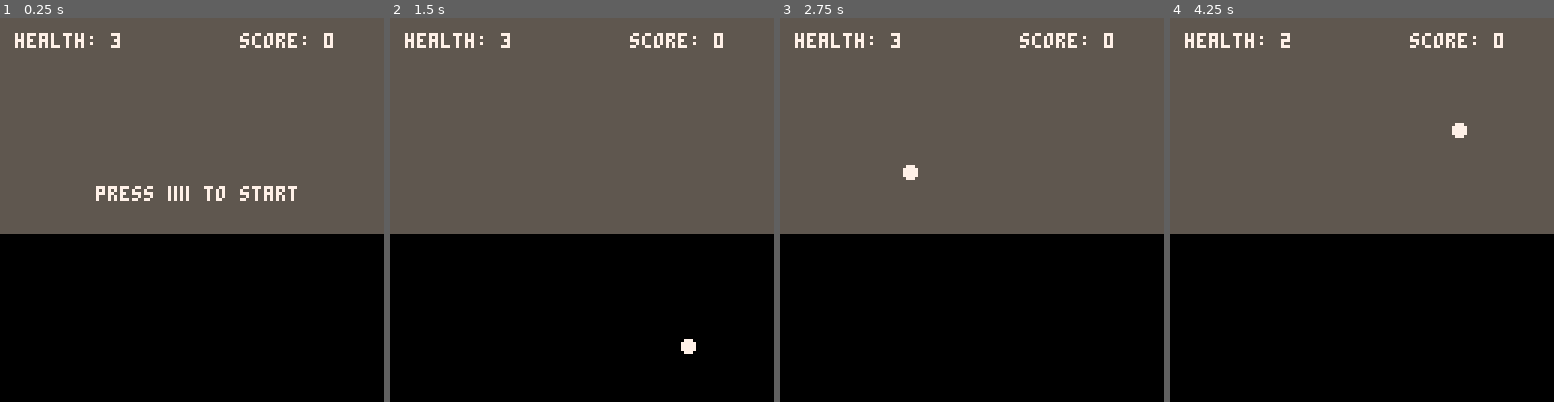
Above: before the commit, frames 1-4 (left to right).
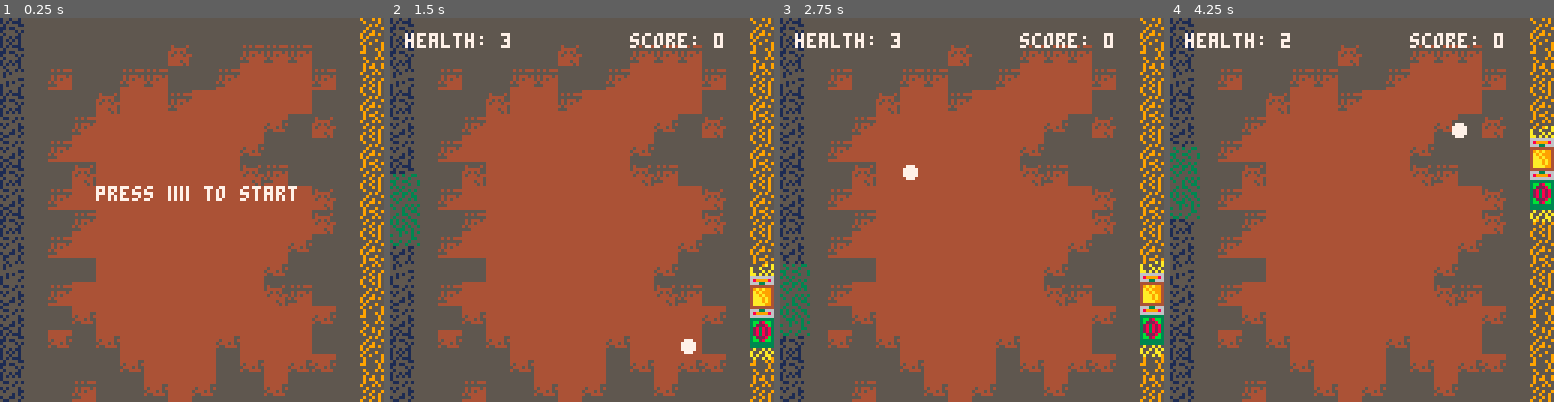
Above: after the commit, the same moments.

Repository: Spider101/Morta-Pong
Game: PICO-8 cartridge game.p8
The game is run twice, just before and just after one commit, with the same random seed, the same clock (stepped at 60 frames per second) and the same inputs.
Inputs:
- Up to frame 1 (0.25 s): no input
- Up to frame 2 (1.5 s): tap O (Z key) at 0.33, 0.7, 1.43 s; tap X (X key) at 1.07 s
- Up to frame 3 (2.75 s): tap X (X key) at 2.07, 2.4, 2.73 s; tap O (Z key) at 2.22 s; hold Down from 2.42 s (still down)
- Up to frame 4 (4.25 s): release Down at 2.82 s; tap X (X key) every 0.33 s from 3.07 to 4.07 s; tap O (Z key) at 3.1, 3.98 s; hold Up 3.58-4.08 s

The runs differ from the first frame. In frame 1, 70% of the frame differs, in the area x 0-100%, y 0-100%; in frame 2, 70%; in frame 3, 70%; in frame 4, 71%.

Commit message:
refactor: separate draw methods for screen in each game state

Diff:
--- a/game.p8
+++ b/game.p8
@@ -18,7 +18,13 @@
     cls()
     map()
 
-    game:draw_elements()
+    if game.state == game_states.start then
+        game:draw_start_screen()
+    elseif game.state == game_states.done then
+        game:draw_game_over_screen()
+    else
+        game:draw_elements()
+    end
 end
 
 
@@ -29,13 +35,31 @@
 
 
 
+…(9 lines of a section not shown)…
 __map__
-0101010101010101010101010101010100000000000000000000000000000000000000000000000000000000000000000000000000000000000000000000000000000000000000000000000000000000000000000000000000000000000000000000000000000000000000000000000000000000000000000000000000000000
-0101010101010101010101010101010100000000000000000000000000000000000000000000000000000000000000000000000000000000000000000000000000000000000000000000000000000000000000000000000000000000000000000000000000000000000000000000000000000000000000000000000000000000
-0101010101010101010101010101010100000000000000000000000000000000000000000000000000000000000000000000000000000000000000000000000000000000000000000000000000000000000000000000000000000000000000000000000000000000000000000000000000000000000000000000000000000000
-0101010101010101010101010101010100000000000000000000000000000000000000000000000000000000000000000000000000000000000000000000000000000000000000000000000000000000000000000000000000000000000000000000000000000000000000000000000000000000000000000000000000000000
-0101010101010101010101010101010100000000000000000000000000000000000000000000000000000000000000000000000000000000000000000000000000000000000000000000000000000000000000000000000000000000000000000000000000000000000000000000000000000000000000000000000000000000
-0101010101010101010101010101010100000000000000000000000000000000000000000000000000000000000000000000000000000000000000000000000000000000000000000000000000000000000000000000000000000000000000000000000000000000000000000000000000000000000000000000000000000000
-0101010101010101010101010101010100000000000000000000000000000000000000000000000000000000000000000000000000000000000000000000000000000000000000000000000000000000000000000000000000000000000000000000000000000000000000000000000000000000000000000000000000000000
-0101010101010101010101010101010100000000000000000000000000000000000000000000000000000000000000000000000000000000000000000000000000000000000000000000000000000000000000000000000000000000000000000000000000000000000000000000000000000000000000000000000000000000
-0101010101010101010101010101010100000000000000000000000000000000000000000000000000000000000000000000000000000000000000000000000000000000000000000000000000000000000000000000000000000000000000000000000000000000000000000000000000000000000000000000000000000000
+0201010101010101010101010101010600000000000000000000000000000000000000000000000000000000000000000000000000000000000000000000000000000000000000000000000000000000000000000000000000000000000000000000000000000000000000000000000000000000000000000000000000000000
+0201010101010114010113131301010500000000000000000000000000000000000000000000000000000000000000000000000000000000000000000000000000000000000000000000000000000000000000000000000000000000000000000000000000000000000000000000000000000000000000000000000000000000
+0401130101131301011315151513010700000000000000000000000000000000000000000000000000000000000000000000000000000000000000000000000000000000000000000000000000000000000000000000000000000000000000000000000000000000000000000000000000000000000000000000000000000000
+0201010114151513151515151501010600000000000000000000000000000000000000000000000000000000000000000000000000000000000000000000000000000000000000000000000000000000000000000000000000000000000000000000000000000000000000000000000000000000000000000000000000000000
+0301011315151515151515160114010700000000000000000000000000000000000000000000000000000000000000000000000000000000000000000000000000000000000000000000000000000000000000000000000000000000000000000000000000000000000000000000000000000000000000000000000000000000
+0301131515151515151516010101010600000000000000000000000000000000000000000000000000000000000000000000000000000000000000000000000000000000000000000000000000000000000000000000000000000000000000000000000000000000000000000000000000000000000000000000000000000000
+0201011415151515151514130101010700000000000000000000000000000000000000000000000000000000000000000000000000000000000000000000000000000000000000000000000000000000000000000000000000000000000000000000000000000000000000000000000000000000000000000000000000000000
+0301131515151515151515151514010600000000000000000000000000000000000000000000000000000000000000000000000000000000000000000000000000000000000000000000000000000000000000000000000000000000000000000000000000000000000000000000000000000000000000000000000000000000
+0201011315151515151515151514010700000000000000000000000000000000000000000000000000000000000000000000000000000000000000000000000000000000000000000000000000000000000000000000000000000000000000000000000000000000000000000000000000000000000000000000000000000000
+0301131515151515151515151601010600000000000000000000000000000000000000000000000000000000000000000000000000000000000000000000000000000000000000000000000000000000000000000000000000000000000000000000000000000000000000000000000000000000000000000000000000000000
+0401010115151515151515160101010700000000000000000000000000000000000000000000000000000000000000000000000000000000000000000000000000000000000000000000000000000000000000000000000000000000000000000000000000000000000000000000000000000000000000000000000000000000
+0301131515151515151515141301010600000000000000000000000000000000000000000000000000000000000000000000000000000000000000000000000000000000000000000000000000000000000000000000000000000000000000000000000000000000000000000000000000000000000000000000000000000000
+0301011615151515151515151516010500000000000000000000000000000000000000000000000000000000000000000000000000000000000000000000000000000000000000000000000000000000000000000000000000000000000000000000000000000000000000000000000000000000000000000000000000000000
+0201160116151515151615151501010600000000000000000000000000000000000000000000000000000000000000000000000000000000000000000000000000000000000000000000000000000000000000000000000000000000000000000000000000000000000000000000000000000000000000000000000000000000
+0201010101161515150116151616010500000000000000000000000000000000000000000000000000000000000000000000000000000000000000000000000000000000000000000000000000000000000000000000000000000000000000000000000000000000000000000000000000000000000000000000000000000000
+0301011301011615160101160101010700000000000000000000000000000000000000000000000000000000000000000000000000000000000000000000000000000000000000000000000000000000000000000000000000000000000000000000000000000000000000000000000000000000000000000000000000000000
+0401010101010116010101010101010500000000000000000000000000000000000000000000000000000000000000000000000000000000000000000000000000000000000000000000000000000000000000000000000000000000000000000000000000000000000000000000000000000000000000000000000000000000
+0301010101010101010101010101010700000000000000000000000000000000000000000000000000000000000000000000000000000000000000000000000000000000000000000000000000000000000000000000000000000000000000000000000000000000000000000000000000000000000000000000000000000000
--- a/main.lua
+++ b/main.lua
@@ -151,32 +151,21 @@
         self.ball:init(starting_x, starting_y, direction_x, direction_y)
     end,
     draw_elements = function(self)
-        if self.state == game_states.done then
-            self:draw_game_over_screen()
-        else
-            -- draw instructions in the center of the screen during game start state
-            if self.state == game_states.start then
-                print("press ▥ to start", 32, 56, 7)
-            end
+        self.ball:draw()
+        self.player:draw()
+        self.enemy:draw()
 
-            -- draw the ball when in serve or play states
-            if self.state == game_states.serve or self.state == game_states.play then
-                self.ball:draw()
-            end
+        -- draw score in top right corner of screen
+        print("score: " .. self.score, self.screen_boundary_x - 40, 5, 7)
 
-            -- draw all other game elements and UI
-            self.player:draw()
-            self.enemy:draw()
-
-            -- draw score in top right corner of screen
-            print("score: " .. self.score, self.screen_boundary_x - 40, 5, 7)
-
-            -- draw player health in top left corner of screen
-            print("health: " .. self.player.health, 5, 5, 7)
-        end
+        -- draw player health in top left corner of screen
+        print("health: " .. self.player.health, 5, 5, 7)
+    -- end
+    end,
+    draw_start_screen = function(self)
+        print("press ▥ to start", 32, 56, 7)
     end,
     draw_game_over_screen = function(self)
-        cls()
         if self.finish_reason == "win" then
             print("you win!", 44, 56, 7)
         else
Not shown, changed: 17 lines of the sprite sheet (__gfx__) section of game.p8
